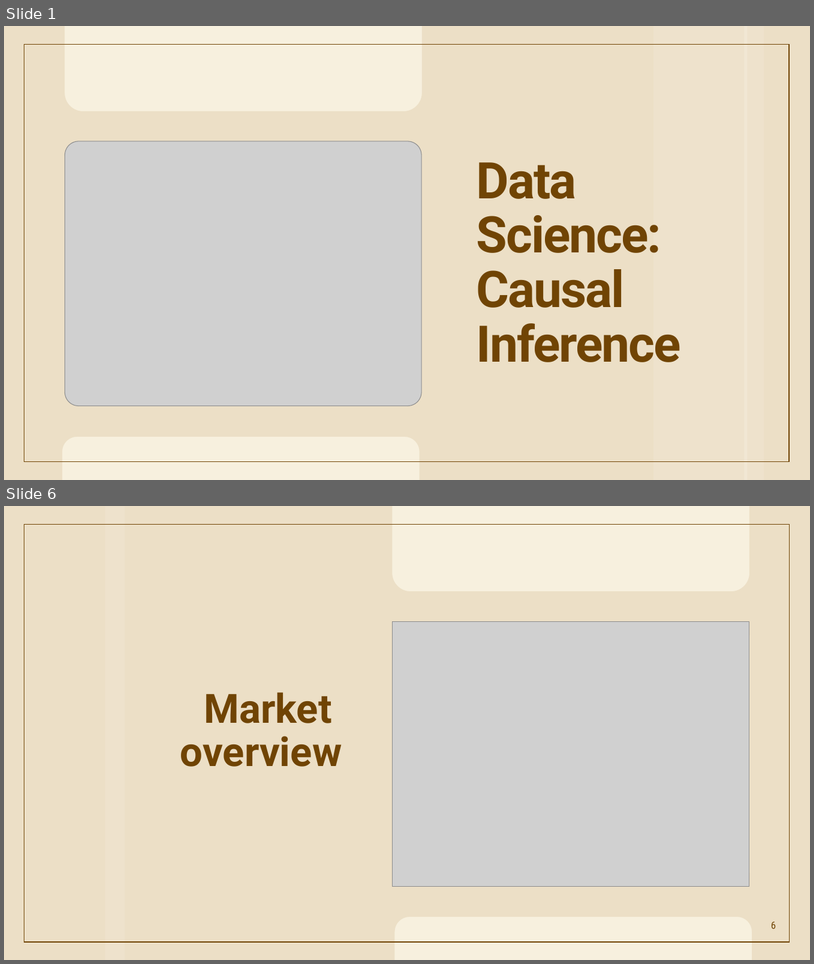
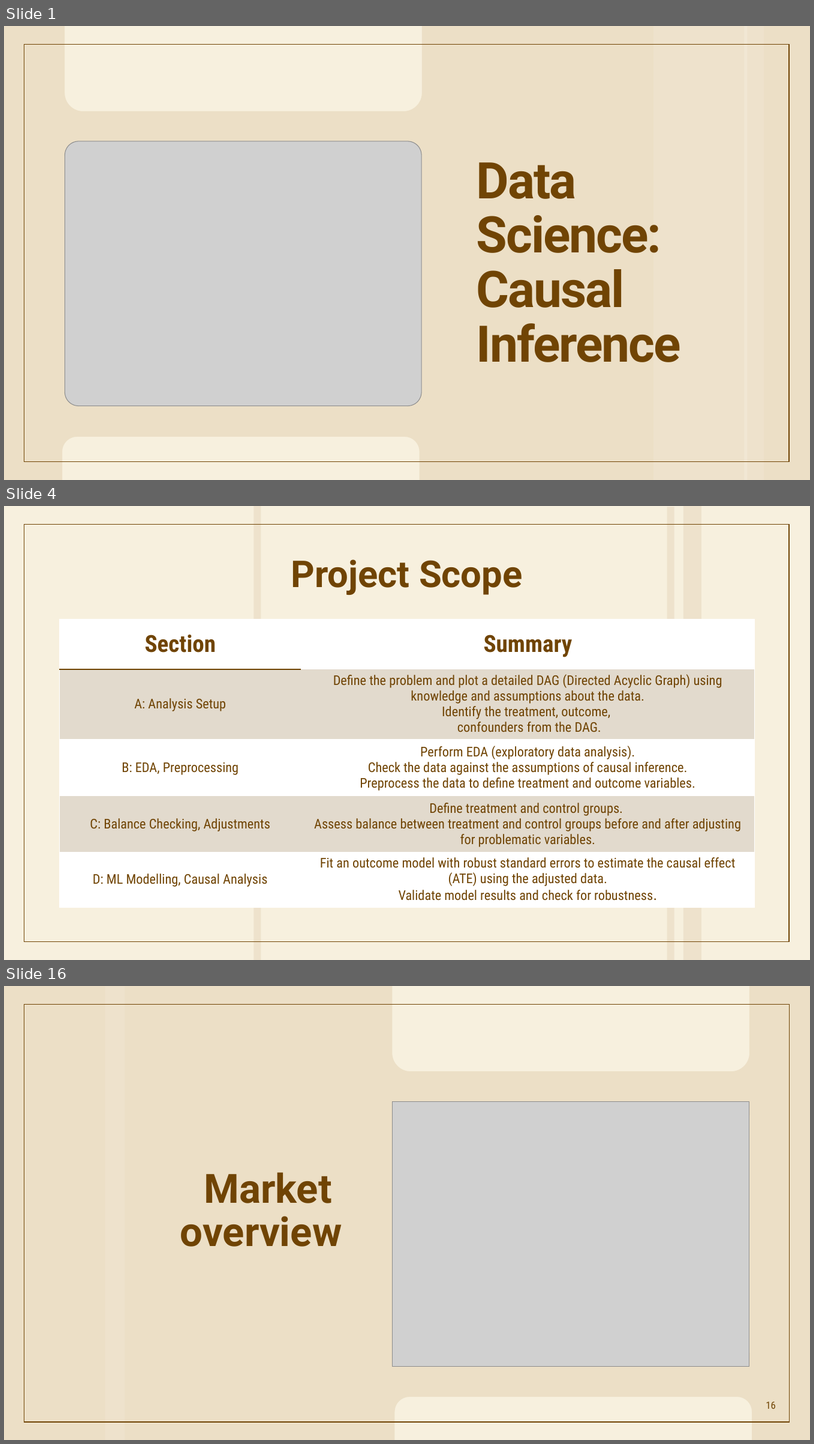
Before and after one commit to FaatimahMajothi98/Causal-Inference-Analysis, a slide deck: Causal Inference.pptx. Shown one above the other, each under a label of ours: slides 1 and 6 before the commit, slides 1, 4 and 16 after it; the slides between them are not shown. The pictures are 814x964 and 814x1444 pixels, drawn with LibreOffice and Linux fonts; fonts in the diff are those of the drawing; grey boxes stand for pictures; background and template pictures are left out. Boxes give left, top, right and bottom in pixels: in the first picture for what was removed or moved away, otherwise in the second. Text is boxed around its words. In the diff, an @@ line names an element or a change of style, - is before the commit and + after.

```diff
--- a/Causal Inference.pptx
+++ b/Causal Inference.pptx
@@ slide 4 added at (4,506,810,960), background #F7F0DE; not listed: 1 template element that a slide beside it also shows @@
@@ rectangle added at (254,506,261,960), fill #EEE2CC @@
@@ rectangle added at (668,507,675,960), fill #EEE2CC @@
@@ rectangle added at (684,506,702,960), fill #EEE2CC @@
@@ title added at (291,559,523,595), 44 pt, text #704404, bold @@
+Project Scope
@@ table added at (60,619,755,910), 5 rows, 2 columns @@
+Section | Summary
+A: Analysis Setup | Define the problem and plot a detailed DAG (Directed Acyclic Graph) using knowledge and assumptions about the data. / Identify the treatment, outcome, / confounders from the DAG.
+B: EDA, Preprocessing | Perform EDA (exploratory data analysis). / Check the data against the assumptions of causal inference. / Preprocess the data to define treatment and outcome variables.
+C: Balance Checking, Adjustments | Define treatment and control groups. / Assess balance between treatment and control groups before and after adjusting for problematic variables.
+D: ML Modelling, Causal Analysis | Fit an outcome model with robust standard errors to estimate the causal effect (ATE) using the adjusted data. / Validate model results and check for robustness.
@@ what was slide 6 is now slide 16 @@
@@ page number at (766,1401,776,1408): text changed @@
-6
+16
```
Also in this commit, not shown: 1 slide changed, 12 other slides added, 4 slides removed, 7 other files.
